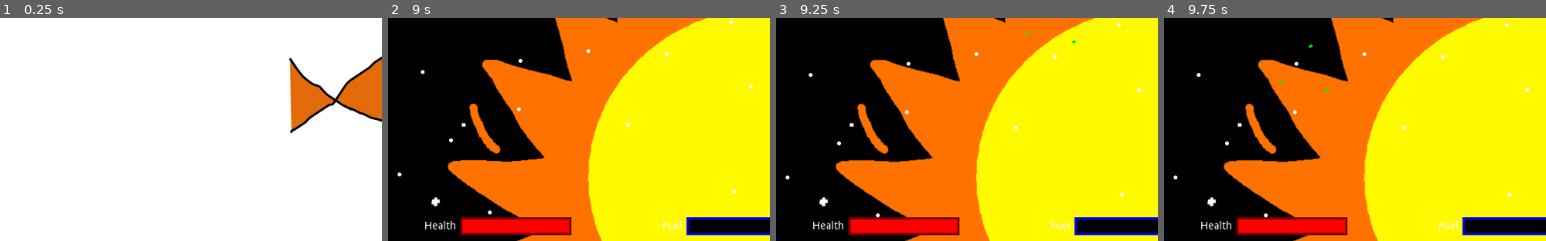
Above: before the commit, frames 1-4 (left to right).
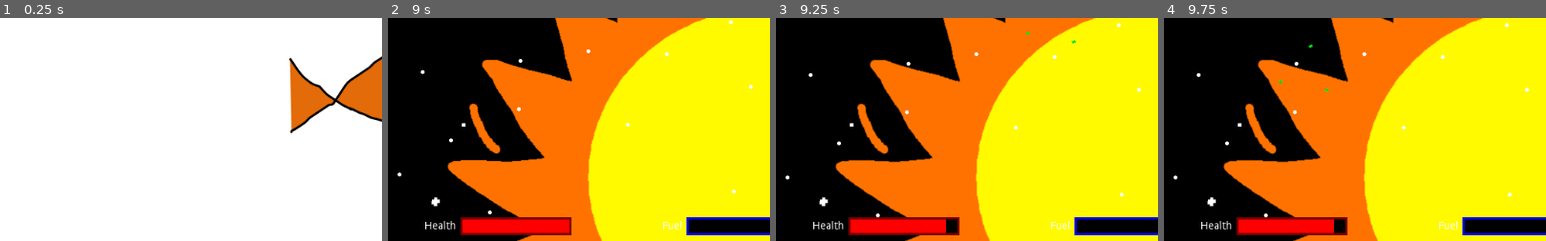
Above: after the commit, the same moments.

Repository: jlpatter/GodotSpaceShooter
Game: Godot game, scene res://src/Misc/GippiesSplash.tscn
Two runs of this game, one before a commit and one after it. Both use one fixed random seed, a clock stepped at 60 frames per second and the inputs below.
Inputs:
- Up to frame 1 (0.25 s): no input
- Up to frame 2 (9 s): tap Enter at 0.5, 2 s; hold W (move_up) 0.53-2.03 s; tap Space (shoot) at 0.6, 1.25, 1.35, 2.1, 2.75, 2.85, 4.35, 5.1, 5.85, 6.6, 7.35, 8.1, 8.85 s; hold A (move_left) 2.03-3.5 s; click "Play" at 3.5 s; hold A (move_left) 4.28-5.03 s; hold D (move_right) 5.03-5.78 s; hold W (move_up) 5.78-6.53 s; hold D (move_right) 6.53-8.78 s; hold A (move_left) from 8.78 s (still down)
- Up to frame 3 (9.25 s): keep holding A (move_left)
- Up to frame 4 (9.75 s): keep holding A (move_left); tap Space (shoot) at 9.6 s
The pictures show only the part of the screen within x 0-50%, y 49-99%; the shares and areas given below are measured in that part.

Frames 1-2 are identical in both runs. In frame 3, 0.2% of the frame differs, in the area x 44-48%, y 90-97%; in frame 4, 0.2%.

Commit message:
Added health packs dropped from enemies

Diff:
--- a/src/Actors/Enemy1.gd
+++ b/src/Actors/Enemy1.gd
@@ -6,6 +6,7 @@
 var is_following_player = false
 var is_exploding = false
 onready var bullet_prefab = preload("res://src/Actors/RedBullet.tscn")
+onready var health_pack_prefab = preload("res://src/Actors/HealthPack.tscn")
 
 func _ready():
 	$BulletTimer.wait_time = GlobalVariables.rng.randf() * 2 + 1
@@ -66,4 +67,8 @@
 		explode()
 
 func _on_GenericExplosion_animation_finished():
+	if GlobalVariables.rng.randi() % 4 == 0:
+		var health_pack = health_pack_prefab.instance()
+		get_parent().add_child(health_pack)
+		health_pack.position = global_position
 	queue_free()
--- /dev/null
+++ b/src/Actors/HealthPack.gd
@@ -0,0 +1,8 @@
+extends Node2D
+
+
+
+func _on_Area2D_body_entered(body):
+	if "Player" in body.name:
+		body.increase_health(25)
+		queue_free()
--- /dev/null
+++ b/src/Actors/HealthPack.tscn
@@ -0,0 +1,20 @@
+[gd_scene load_steps=4 format=2]
+
+[ext_resource path="res://Assets/HealthPack.png" type="Texture" id=1]
+[ext_resource path="res://src/Actors/HealthPack.gd" type="Script" id=2]
+
+[sub_resource type="RectangleShape2D" id=1]
+extents = Vector2( 20.9284, 14.9814 )
+
+[node name="HealthPack" type="Node2D"]
+script = ExtResource( 2 )
+
+[node name="HealthPack" type="Sprite" parent="."]
+texture = ExtResource( 1 )
+
+[node name="Area2D" type="Area2D" parent="."]
+
+[node name="CollisionShape2D" type="CollisionShape2D" parent="Area2D"]
+shape = SubResource( 1 )
+
+[connection signal="body_entered" from="Area2D" to="." method="_on_Area2D_body_entered"]
--- a/src/Actors/Player.gd
+++ b/src/Actors/Player.gd
@@ -4,7 +4,7 @@
 const WARP_IN_SPEED = 1000.0
 const DECEL_SPEED = 5.0
 const ROTATION_SPEED = 2.0
-const GOD_MODE = true
+const GOD_MODE = false
 
 var velocity = Vector2.ZERO
 var map = null
@@ -117,6 +117,14 @@
 		map_is_active = false
 		map.hide()
 
+func increase_health(var amount):
+	if not is_exploding:
+		if PlayerVariables.health + amount > 100:
+			PlayerVariables.health = 100
+		else:
+			PlayerVariables.health += amount
+		get_parent().get_node("CanvasLayer/UI/HealthBar").value = PlayerVariables.health
+
 func decrease_health(var amount):
 	if not GOD_MODE:
 		PlayerVariables.health -= amount
@@ -125,12 +133,17 @@
 			explode()
 
 func increase_fuel(var amount):
-	if PlayerVariables.fuel + amount <= 100:
+	if PlayerVariables.fuel + amount > 100:
+		PlayerVariables.fuel = 100
+	else:
 		PlayerVariables.fuel += amount
-		get_parent().get_node("CanvasLayer/UI/FuelBar").value = PlayerVariables.fuel
+	get_parent().get_node("CanvasLayer/UI/FuelBar").value = PlayerVariables.fuel
 
 func decrease_fuel(var amount):
-	PlayerVariables.fuel -= amount
+	if PlayerVariables.fuel - amount < 0:
+		PlayerVariables.fuel = 0
+	else:
+		PlayerVariables.fuel -= amount
 	get_parent().get_node("CanvasLayer/UI/FuelBar").value = PlayerVariables.fuel
 
 func explode():
Binary file added: Assets/HealthPack.png
Not shown, added: Assets/HealthPack.png.import
Not shown, added: Assets/HealthPack.kra
